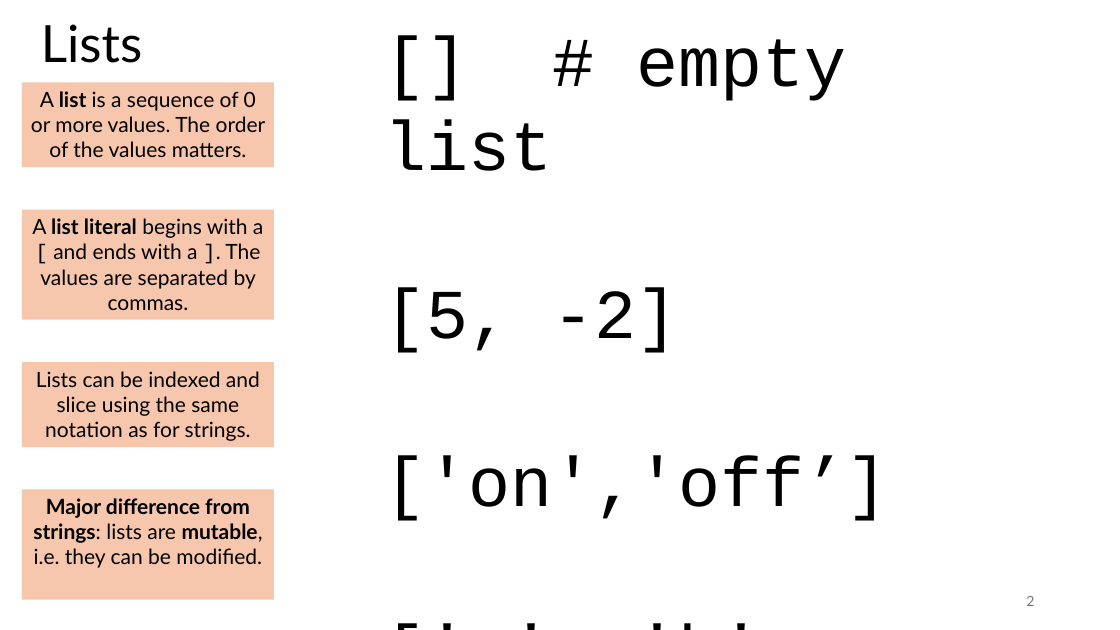
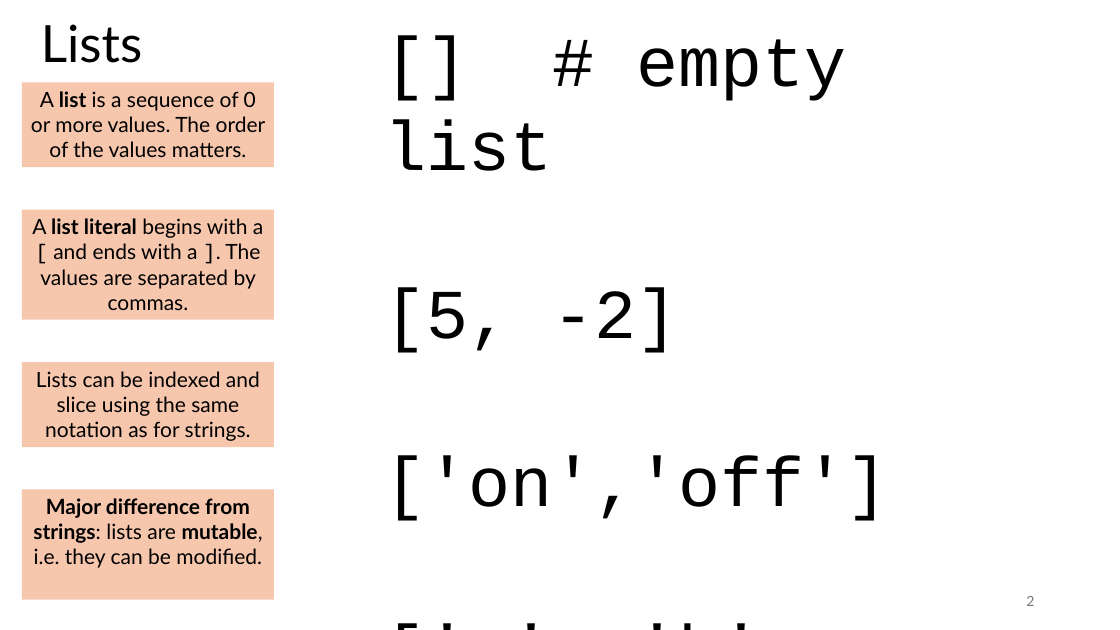
Before and after one commit to tjd1234/cmpt120fall2024, a slide deck: slide 2 of lecture_notes/chapter9/chapter9.pptx. Drawn at 1120x630 pixels with LibreOffice and Linux fonts; fonts in the diff are those of the drawing. Boxes give left, top, right and bottom in pixels: in the first picture for what was removed or moved away, otherwise in the second. Text is boxed around its words. In the diff, an @@ line names an element or a change of style, - is before the commit and + after.

```diff
--- a/lecture_notes/chapter9/chapter9.pptx
+++ b/lecture_notes/chapter9/chapter9.pptx
@@ text at (x1=385, y1=455, x2=889, y2=521): text changed @@
-['on','off’]
+['on','off']
```
Also in this commit, not shown: 2 other slides changed, 1 other file.
